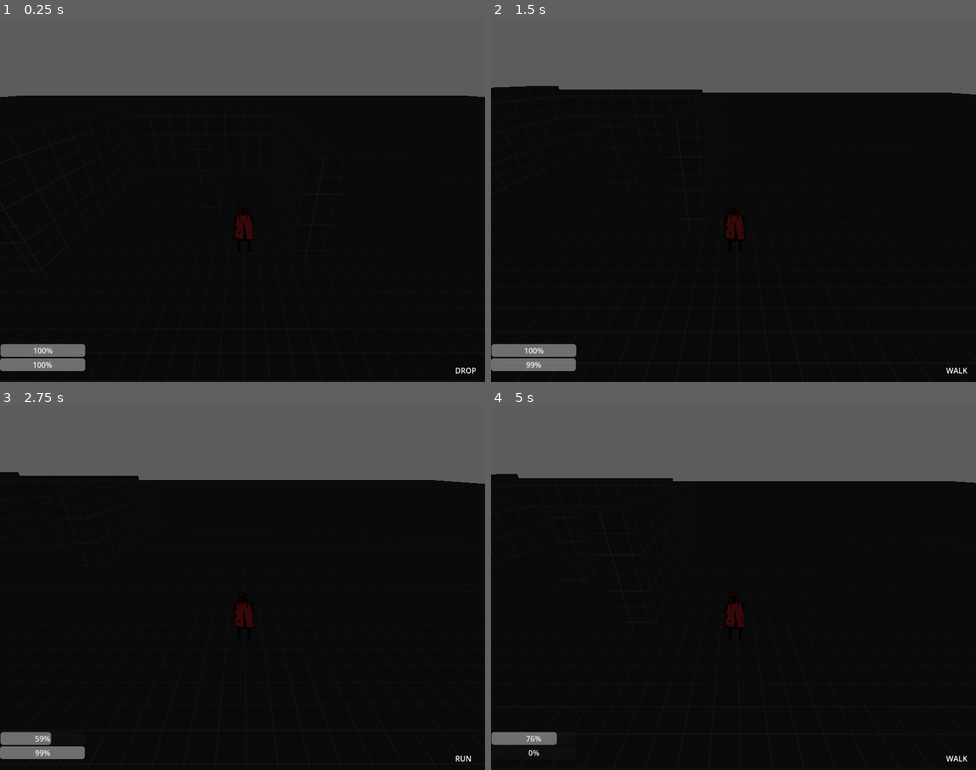
Above: before the commit, frames 1-4 (two rows, left to right).
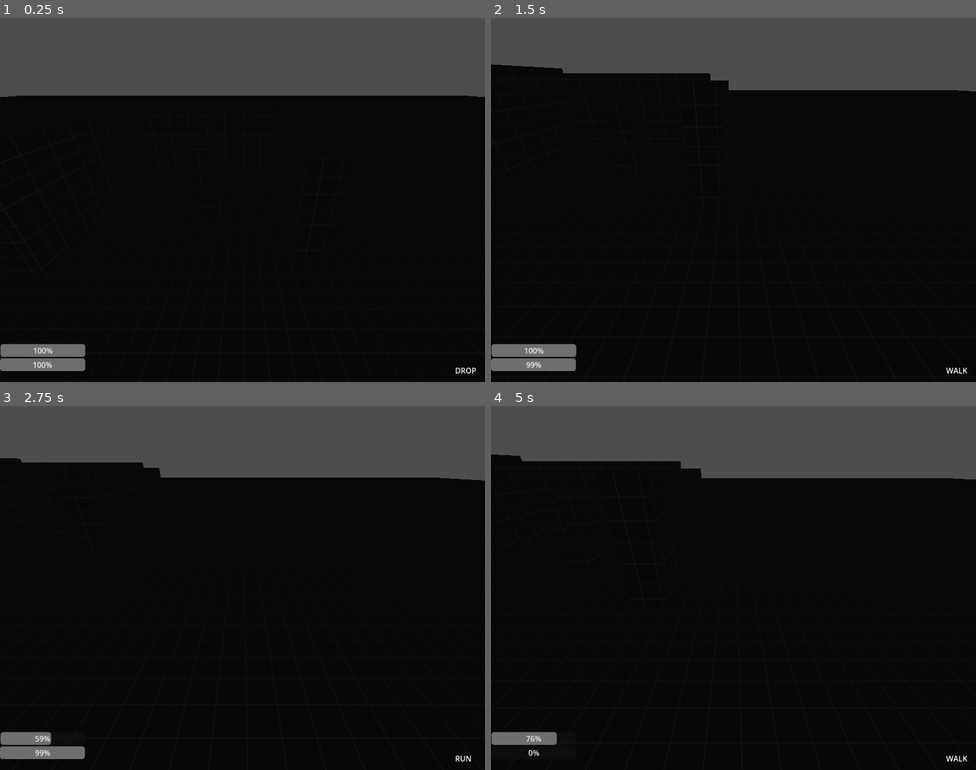
Above: after the commit, the same moments.

Repository: dandyhorse/lightson
Game: Godot game, scene res://scenes/world/world.tscn
The game is run twice, just before and just after one commit, with the same random seed, the same clock (stepped at 60 frames per second) and the same inputs. Before the commit the project starts from res://scenes/world.tscn.
Inputs (mouse positions are in pixels of both pictures, inside the frame that each line leads up to):
- Up to frame 1 (0.25 s): no input
- Up to frame 2 (1.5 s): move the mouse to (840, 181) at 0.52 s; hold D (right) 0.53-1.28 s; hold C (crouch) 0.53-1.28 s; right-click (840, 181) at 0.8 s; move the mouse to (636, 218) at 1.27 s; hold S (down) from 1.28 s (still down); right-click (636, 218) at 1.35 s
- Up to frame 3 (2.75 s): tap Mouse wheel up (focusFL) at 1.55, 2.1 s; move the mouse to (291, 507) at 2.02 s; release S (down) at 2.03 s; hold D (right) from 2.03 s (still down); hold Shift (run) from 2.03 s (still down)
- Up to frame 4 (5 s): move the mouse to (709, 660) at 2.77 s; release D (right) at 2.78 s; release Shift (run) at 2.78 s; hold W (up) 2.78-3.53 s; tap Shift (run) at 2.85 s; tap Mouse wheel down (unfocusFL) at 3.05, 3.6 s; move the mouse to (879, 642) at 3.52 s; hold C (crouch) 3.53-4.28 s; hold A (left) from 3.53 s (still down); tap R (reload) at 4.15 s; move the mouse to (588, 533) at 4.27 s; tap C (crouch) at 4.35 s; right-click (588, 533) at 4.55 s

The runs differ from the first frame. In frame 1, 0.2% of the frame differs, in the area x 48-53%, y 51-65%; in frame 2, 2.9%, in the area x 0-100%, y 12-65%; in frame 3, 1.9%; in frame 4, 2.7%.

Commit message:
Refactor flashlight

Diff:
--- a/project.godot
+++ b/project.godot
@@ -87,6 +87,11 @@
 "events": [Object(InputEventKey,"resource_local_to_scene":false,"resource_name":"","device":-1,"window_id":0,"alt_press …(192 unchanged characters)…
 ]
 }
+backpack={
+"deadzone": 0.2,
+"events": [Object(InputEventKey,"resource_local_to_scene":false,"resource_name":"","device":-1,"window_id":0,"alt_pressed":false,"shift_pressed":false,"ctrl_pressed":false,"meta_pressed":false,"pressed":false,"keycode":0,"physical_keycode":66,"key_label":0,"unicode":98,"location":0,"echo":false,"script":null)
+]
+}
 
 [rendering]
 
--- /dev/null
+++ b/scenes/items/flashlight/flashlight.gd
@@ -0,0 +1,104 @@
+extends SpotLight3D
+
+@export var MAX_BATTERY_CAPACITY = 100;
+
+@onready var currentFlashlightState = FLASHLIGHT_STATES.OFF;
+@onready var flashLight = $".";
+@onready var batteryChagre = MAX_BATTERY_CAPACITY;
+@onready var batterySpendCoef = 0.00015;
+@onready var batterySpendStep = MAX_BATTERY_CAPACITY * batterySpendCoef;
+@onready var focusMaxAngle = flashLight.spot_angle;
+@onready var focusMinAngle = 10;
+@onready var currentState;
+@onready var reloadTimer = $ReloadTimer;
+@onready var batteries = 1;
+
+const FLASHLIGHT_STATES = {
+	ON = 'on',
+	OFF = 'off',
+	RELOADING = 'reloading',
+	EMPTY = 'empty'
+}
+
+func _ready() -> void:
+	pass
+
+func _process(delta: float) -> void:
+	_flashLightProcess(delta);
+
+func _updateFlashLightState(flashlightState):
+	currentFlashlightState = flashlightState;
+
+func _switchFlashLight():
+		if (currentFlashlightState == FLASHLIGHT_STATES.ON):
+			_updateFlashLightState(FLASHLIGHT_STATES.OFF);
+		else:
+			_updateFlashLightState(FLASHLIGHT_STATES.ON)
+
+func _handleFlashLightState():
+	match currentFlashlightState:
+		FLASHLIGHT_STATES.ON:
+			flashLight.light_energy = 10.0;
+		FLASHLIGHT_STATES.OFF:
+			flashLight.light_energy = 0.0;
+		FLASHLIGHT_STATES.RELOADING:
+			flashLight.light_energy = 0.0;
+			batteryChagre = 0;
+	pass;
+
+func _handleBatteryChange():
+	if currentFlashlightState == FLASHLIGHT_STATES.ON:
+		if (batteryChagre - batterySpendStep < 0):
+			batteryChagre = 0;
+			_updateFlashLightState(FLASHLIGHT_STATES.OFF)
+		else:
+			batteryChagre -= batterySpendStep;
+
+func _flashLightProcess(_delta: float) -> void:
+	# LOOK AT SCREEN
+	var ray = _screenPointToRay();
+	if (ray != Vector3()):
+		flashLight.look_at(ray)
+
+	_handleFlashLightState()
+	_handleBatteryChange()
+
+	if reloadTimer.is_stopped():
+		if currentFlashlightState == FLASHLIGHT_STATES.RELOADING:
+			batteryChagre = MAX_BATTERY_CAPACITY;
+			_updateFlashLightState(FLASHLIGHT_STATES.OFF)
+		# ENABLE / DISABLE FL
+		if Input.is_action_just_pressed("flashLight"):
+			_switchFlashLight()
+		# FOCUSING FL (configurable)
+		if Input.is_action_just_pressed("focusFL"):
+			if (flashLight.spot_angle > focusMinAngle):
+				flashLight.spot_range += 2
+				flashLight.spot_attenuation -= 0.2
+				flashLight.spot_angle -= 5
+		if Input.is_action_just_pressed("unfocusFL"):
+			if (flashLight.spot_angle < focusMaxAngle):
+				flashLight.spot_range -= 2
+				flashLight.spot_attenuation += 0.2
+				flashLight.spot_angle += 5
+		if Input.is_action_just_pressed("reload"):
+			if (batteries > 0):
+				batteries -= 1
+				reloadTimer.start()
+				_updateFlashLightState(FLASHLIGHT_STATES.RELOADING)
+			else:
+				print("NOT ENOUGH BATTERIES")
+	pass;
+
+func _screenPointToRay():
+	var spaceState = get_world_3d().direct_space_state;
+	var mousePosition = get_viewport().get_mouse_position()
+	var camera = get_tree().root.get_camera_3d()
+	var rayOrigin = camera.project_ray_origin(mousePosition)
+	var rayEnd = rayOrigin + camera.project_ray_normal(mousePosition) * 2000;
+	var parameters = PhysicsRayQueryParameters3D.create(rayOrigin, rayEnd)
+	parameters.collision_mask = 2;
+	var rayArray = spaceState.intersect_ray(parameters)
+	if rayArray.has('position'):
+		return rayArray['position']
+	return Vector3();
--- /dev/null
+++ b/scenes/items/flashlight/flashlight.tscn
@@ -0,0 +1,8 @@
+[gd_scene load_steps=2 format=3 uid="uid://on1awbl8kp1s"]
+
+[ext_resource type="Script" uid="uid://bqw226mld3dux" path="res://scenes/items/flashlight/flashlight.gd" id="1_nnxok"]
+
+[node name="Flashlight" type="SpotLight3D"]
+script = ExtResource("1_nnxok")
+
+[node name="ReloadTimer" type="Timer" parent="."]
--- /dev/null
+++ b/scenes/player/_player.gd
@@ -0,0 +1,131 @@
+extends CharacterBody3D
+
+@export var SPEED = 5.0;
+@export var JUMP_VELOCITY = 4.5;
+@export var PLAYER_ACCELERATION = 5.0;
+@export var SENSITIVITY = 1000
+@export var LERP_SPEED = 5
+@export var MAX_STAMINA = 100;
+
+@onready var currentStaminaState = STAMINA_STATES.FULL;
+@onready var stamina = MAX_STAMINA;
+@onready var staminaSpendStep = 1;
+@onready var staminaRecoveryCoef = 0.002;
+@onready var staminaRecoveryStep = MAX_STAMINA * staminaRecoveryCoef
+@onready var currentState;
+@onready var flashLight = $Flashlight
+
+const STATES = {
+	DROP = 'drop',
+	IDLE = 'idle',
+	WALK = 'walk',
+	RUN = 'run',
+	CROUCH = 'crouch',
+}
+
+const STAMINA_STATES = {
+	FULL = 'full',
+	EMPTY = 'empty',
+	SPENDING = 'spending',
+	RECOVERING = 'recovering',
+}
+
+func _ready():
+	$CanvasLayer/Control/StaminaHUD.max_value = MAX_STAMINA;
+	pass;
+
+func _physics_process(delta: float) -> void:
+	$CanvasLayer/Control/BatteryHUD.value = flashLight.batteryChagre;
+	_basicMovement(delta);
+	_handleStaminaState();
+	pass;
+
+func _basicMovement(delta: float) -> void:
+	if not is_on_floor():
+		_updatePlayerState(STATES.DROP)
+		velocity += get_gravity() * delta
+
+	var input_dir := Input.get_vector("left", "right", "up", "down");
+	var direction := (transform.basis * Vector3(input_dir.x, 0, input_dir.y)).normalized()
+
+	if is_on_floor():
+		if direction:
+			if Input.is_action_pressed("run"):
+				_updatePlayerState(STATES.RUN)
+			else:
+				_updatePlayerState(STATES.WALK)
+			var target_velocity := Vector3(direction.x * SPEED, velocity.y, direction.z * SPEED)
+			velocity.x = lerp(velocity.x, target_velocity.x, LERP_SPEED * delta)
+			velocity.z = lerp(velocity.z, target_velocity.z, LERP_SPEED * delta)
+		else:
+			_updatePlayerState(STATES.IDLE)
+			velocity.x = move_toward(velocity.x, 0, SPEED)
+			velocity.z = move_toward(velocity.z, 0, SPEED)
+
+		if Input.is_action_pressed("crouch"):
+			_updatePlayerState(STATES.CROUCH)
+
+	move_and_slide()
+	pass;
+
+func _updatePlayerState(state) -> void:
+	currentState = state;
+
+	if (currentStaminaState != STAMINA_STATES.FULL):
+		_updateStaminaState(STAMINA_STATES.RECOVERING);
+
+	match state:
+		STATES.DROP:
+			$CanvasLayer/Control/PlayerState.text = 'DROP'
+			pass;
+		STATES.IDLE:
+			$CanvasLayer/Control/PlayerState.text = 'IDLE'
+			pass;
+		STATES.WALK:
+			$CanvasLayer/Control/PlayerState.text = 'WALK'
+			SPEED = 5.0
+			pass;
+		STATES.RUN:
+			_updateStaminaState(STAMINA_STATES.SPENDING)
+			if stamina > 0:
+				$CanvasLayer/Control/PlayerState.text = 'RUN'
+				currentState = state;
+				SPEED = 10.0;
+			else:
+				$CanvasLayer/Control/PlayerState.text = 'TIRED'
+				SPEED = 5.0;
+				pass;
+		#STATES.CROUCH:
+			#$CanvasLayer/Control/PlayerState.text = 'CROUCH'
+	pass;
+
+func _handleStaminaState():
+	$CanvasLayer/Control/StaminaHUD.value = stamina
+	match currentStaminaState:
+		STAMINA_STATES.SPENDING:
+			if stamina > 0:
+				stamina -= staminaSpendStep
+				if stamina < 0:
+					stamina = 0
+					currentStaminaState = STAMINA_STATES.EMPTY
+			pass
+		STAMINA_STATES.RECOVERING:
+			if stamina < MAX_STAMINA:
+				stamina += staminaRecoveryStep
+				if stamina >= MAX_STAMINA:
+					stamina = MAX_STAMINA
+					currentStaminaState = STAMINA_STATES.FULL
+			pass
+
+func _updateStaminaState(staminaState):
+	if stamina == MAX_STAMINA:
+		currentStaminaState = STAMINA_STATES.FULL
+		pass;
+	if stamina == 0:
+		currentStaminaState = STAMINA_STATES.EMPTY
+		pass;
+	currentStaminaState = staminaState;
+	pass;
+
+func _handleInventory():
+	pass
--- a/scenes/player.tscn
+++ b/scenes/player/player.tscn
@@ -1,31 +1,13 @@
-[gd_scene load_steps=6 format=3 uid="uid://do7mx57l1v3qh"]
+[gd_scene load_steps=4 format=3 uid="uid://do7mx57l1v3qh"]
 
-[ext_resource type="Script" uid="uid://de53kcvow37d2" path="res://scripts/_player.gd" id="1_bpha1"]
-[ext_resource type="Texture2D" uid="uid://bicldfheqm5n8" path="res://images/test_knigth_2.png" id="2_bpha1"]
+[ext_resource type="Script" uid="uid://de53kcvow37d2" path="res://scenes/player/_player.gd" id="1_bpha1"]
+[ext_resource type="PackedScene" uid="uid://on1awbl8kp1s" path="res://scenes/items/flashlight/flashlight.tscn" id="2_g2els"]
 
-[sub_resource type="BoxShape3D" id="BoxShape3D_trfh8"]
-size = Vector3(0.58, 1.506, 0.1)
-
-[sub_resource type="StandardMaterial3D" id="StandardMaterial3D_bpha1"]
-transparency = 1
-albedo_texture = ExtResource("2_bpha1")
-
-[sub_resource type="QuadMesh" id="QuadMesh_6opno"]
-size = Vector2(0.8, 1.6)
+[sub_resource type="BoxShape3D" id="BoxShape3D_g2els"]
+size = Vector3(0.523438, 0.01, 0.683594)
 
 [node name="Player" type="CharacterBody3D"]
 script = ExtResource("1_bpha1")
-
-[node name="CollisionShape3D" type="CollisionShape3D" parent="."]
-transform = Transform3D(1, 0, 0, 0, 1, 0, 0, 0, 1, 0.00334483, -0.0455933, 0.000103116)
-shape = SubResource("BoxShape3D_trfh8")
-debug_color = Color(0.368196, 0.536913, 0.806355, 0.42)
-
-[node name="MeshInstance3D" type="MeshInstance3D" parent="."]
-transform = Transform3D(1, 0, 0, 0, 1, 0, 0, 0, 1, 0.00473189, 0, 0.000310183)
-material_override = SubResource("StandardMaterial3D_bpha1")
-gi_mode = 2
-mesh = SubResource("QuadMesh_6opno")
 
 [node name="StaminaStateLabel" type="Label3D" parent="."]
 transform = Transform3D(1, 0, 0, 0, 1, 0, 0, 0, 1, -0.0162811, 1.52277, 0)
@@ -36,19 +18,6 @@
 [node name="Camera3D" type="Camera3D" parent="CameraPivot"]
 transform = Transform3D(1, 0, 0, 0, 0.872325, 0.488926, 0, -0.488926, 0.872325, 0, 4.19169, 4.42407)
 fov = 80.0
-
-[node name="FlashLight" type="SpotLight3D" parent="."]
-transform = Transform3D(1, 0, 0, 0, 1, 0, 0, 0, 1, 0, 0.224649, 0)
-light_color = Color(0.75318, 0.627212, 0.391829, 1)
-light_energy = 10.0
-shadow_enabled = true
-spot_range = 10.2
-spot_attenuation = 1.5
-spot_angle = 35.0
-
-[node name="ReloadTImer" type="Timer" parent="."]
-wait_time = 2.0
-one_shot = true
 
 [node name="CanvasLayer" type="CanvasLayer" parent="."]
 
@@ -110,3 +79,10 @@
 offset_top = 718.0
 offset_right = 180.0
 offset_bottom = 745.0
+
+[node name="CollisionShape3D" type="CollisionShape3D" parent="."]
+transform = Transform3D(1, 0, 0, 0, 1, 0, 0, 0, 1, -0.00312155, -0.0238863, -2.74181e-05)
+shape = SubResource("BoxShape3D_g2els")
+
+[node name="Flashlight" parent="." instance=ExtResource("2_g2els")]
+transform = Transform3D(1, 0, 0, 0, 1, 0, 0, 0, 1, 0, 0.683396, 0)
--- a/scenes/world.tscn
+++ b/scenes/world/world.tscn
@@ -1,13 +1,12 @@
 [gd_scene load_steps=6 format=3 uid="uid://du4vjbhq6x3hq"]
 
-[ext_resource type="Script" uid="uid://cmuvkh12ktq4y" path="res://scripts/world.gd" id="1_k0juu"]
+[ext_resource type="Script" uid="uid://cmuvkh12ktq4y" path="res://scenes/world/world.gd" id="1_k0juu"]
 [ext_resource type="Material" uid="uid://bx6qeabdhq2s" path="res://addons/kenney_prototype_tools/materials/dark/material_01.tres" id="2_71j4m"]
 [ext_resource type="Material" uid="uid://cehjio2370tmg" path="res://addons/kenney_prototype_tools/materials/dark/material_03.tres" id="3_qfnet"]
-[ext_resource type="PackedScene" uid="uid://do7mx57l1v3qh" path="res://scenes/player.tscn" id="4_i7141"]
+[ext_resource type="PackedScene" uid="uid://do7mx57l1v3qh" path="res://scenes/player/player.tscn" id="4_i7141"]
 
 [sub_resource type="Environment" id="Environment_tlwt5"]
 background_color = Color(0.00662094, 0.0671427, 0.0841409, 1)
-background_energy_multiplier = 1.2
 
 [node name="World" type="Node3D"]
 script = ExtResource("1_k0juu")
--- a/scripts/_player.gd
+++ /dev/null
@@ -1,254 +0,0 @@
-extends CharacterBody3D
-
-@export var SPEED = 5.0;
-@export var JUMP_VELOCITY = 4.5;
-@export var PLAYER_ACCELERATION = 5.0;
-@export var SENSITIVITY = 1000
-@export var LERP_SPEED = 5
-@export var MAX_STAMINA = 100;
-@export var MAX_BATTERY_CAPACITY = 100;
-
-# FL
-@onready var currentFlashlightState = FLASHLIGHT_STATES.OFF;
-@onready var flashLight = $FlashLight;
-@onready var batteryChagre = MAX_BATTERY_CAPACITY;
-@onready var batterySpendCoef = 0.00015;
-@onready var batterySpendStep = MAX_BATTERY_CAPACITY * batterySpendCoef;
-@onready var focusMaxAngle = flashLight.spot_angle;
-@onready var focusMinAngle = 10;
-@onready var currentState;
-@onready var reloadTimer = $ReloadTImer;
-#STAMINA
-#@onready var MAX_STAMINA = 200;
-@onready var currentStaminaState = STAMINA_STATES.FULL;
-@onready var stamina = MAX_STAMINA;
-@onready var staminaSpendStep = 1;
-@onready var staminaRecoveryCoef = 0.002;
-@onready var staminaRecoveryStep = MAX_STAMINA * staminaRecoveryCoef
-#@onready var FLASHLIGHT_RELOADING_STATE = false;
-
-const STATES = {
-	DROP = 'drop',
-	IDLE = 'idle',
-	WALK = 'walk',
-	RUN = 'run',
-	CROUCH = 'crouch',
-}
-
-const STAMINA_STATES = {
-	FULL = 'full',
-	EMPTY = 'empty',
-	SPENDING = 'spending',
-	RECOVERING = 'recovering',
-}
-
-const FLASHLIGHT_STATES = {
-	ON = 'on',
-	OFF = 'off',
-	RELOADING = 'reloading',
-	JUST_RELOADED = 'just_reloaded',
-	EMPTY = 'empty'
-}
-
-func _ready():
-	$CanvasLayer/Control/StaminaHUD.max_value = MAX_STAMINA;
-	$CanvasLayer/Control/StaminaHUD.max_value = MAX_BATTERY_CAPACITY;
-
-	pass;
-
-func _physics_process(delta: float) -> void:
-	$CanvasLayer/Control/BatteryHUD.value = batteryChagre;
-	_basicMovement(delta);
-	_flashLightProcess(delta);
-	_handleStaminaState();
-	pass;
-
-func _basicMovement(delta: float) -> void:
-	if not is_on_floor():
-		_updatePlayerState(STATES.DROP)
-		velocity += get_gravity() * delta
-
-	var input_dir := Input.get_vector("left", "right", "up", "down");
-	var direction := (transform.basis * Vector3(input_dir.x, 0, input_dir.y)).normalized()
-
-	if is_on_floor():
-		if direction:
-			if Input.is_action_pressed("run"):
-				_updatePlayerState(STATES.RUN)
-			else:
-				_updatePlayerState(STATES.WALK)
-			var target_velocity := Vector3(direction.x * SPEED, velocity.y, direction.z * SPEED)
-			velocity.x = lerp(velocity.x, target_velocity.x, LERP_SPEED * delta)
-			velocity.z = lerp(velocity.z, target_velocity.z, LERP_SPEED * delta)
-		else:
-			_updatePlayerState(STATES.IDLE)
-			velocity.x = move_toward(velocity.x, 0, SPEED)
-			velocity.z = move_toward(velocity.z, 0, SPEED)
-
-		if Input.is_action_pressed("crouch"):
-			_updatePlayerState(STATES.CROUCH)
-
-	move_and_slide()
-	pass;
-
-func _updatePlayerState(state) -> void:
-	currentState = state;
-
-	if (currentStaminaState != STAMINA_STATES.FULL):
-		_updateStaminaState(STAMINA_STATES.RECOVERING);
-
-	match state:
-		STATES.DROP:
-			$CanvasLayer/Control/PlayerState.text = 'DROP'
-			pass;
-		STATES.IDLE:
-			$CanvasLayer/Control/PlayerState.text = 'IDLE'
-			pass;
-		STATES.WALK:
-			$CanvasLayer/Control/PlayerState.text = 'WALK'
-			SPEED = 5.0
-			pass;
-		STATES.RUN:
-			_updateStaminaState(STAMINA_STATES.SPENDING)
-			if stamina > 0:
-				$CanvasLayer/Control/PlayerState.text = 'RUN'
-				currentState = state;
-				SPEED = 10.0;
-			else:
-				$CanvasLayer/Control/PlayerState.text = 'TIRED'
-				SPEED = 5.0;
-				pass;
-		#STATES.CROUCH:
-			#$CanvasLayer/Control/PlayerState.text = 'CROUCH'
-	pass;
-
-func _handleStaminaState():
-	$CanvasLayer/Control/StaminaHUD.value = stamina
-
-	match currentStaminaState:
-		STAMINA_STATES.SPENDING:
-			if stamina > 0:
-				stamina -= staminaSpendStep
-				if stamina < 0:
-					stamina = 0
-					currentStaminaState = STAMINA_STATES.EMPTY
-			pass
-		STAMINA_STATES.RECOVERING:
-			if stamina < MAX_STAMINA:
-				stamina += staminaRecoveryStep
-				if stamina >= MAX_STAMINA:
-					stamina = MAX_STAMINA
-					currentStaminaState = STAMINA_STATES.FULL
-			pass
-
-func _updateStaminaState(staminaState):
-	if stamina == MAX_STAMINA:
-		currentStaminaState = STAMINA_STATES.FULL
-		pass;
-	if stamina == 0:
-		currentStaminaState = STAMINA_STATES.EMPTY
-		pass;
-	currentStaminaState = staminaState;
-	pass;
-
-func _updateFlashLightState(flashlightState):
-	currentFlashlightState = flashlightState;
-
-func _switchFlashLight():
-		if (currentFlashlightState == FLASHLIGHT_STATES.ON):
-			_updateFlashLightState(FLASHLIGHT_STATES.OFF);
-		else:
-			_updateFlashLightState(FLASHLIGHT_STATES.ON)
-
-func _handleFlashLightState():
-	match currentFlashlightState:
-		FLASHLIGHT_STATES.ON:
-			flashLight.light_energy = 10.0;
-		FLASHLIGHT_STATES.OFF:
-			flashLight.light_energy = 0.0;
-		FLASHLIGHT_STATES.RELOADING:
-			flashLight.light_energy = 0.0;
-			batteryChagre = 0;
-		FLASHLIGHT_STATES.JUST_RELOADED:
-			batteryChagre = MAX_BATTERY_CAPACITY;
-			_updateFlashLightState(FLASHLIGHT_STATES.OFF)
-	pass;
-
-func _handleBatteryChange():
-	if currentFlashlightState == FLASHLIGHT_STATES.ON:
-		if (batteryChagre - batterySpendStep < 0):
-			batteryChagre = 0;
-			_updateFlashLightState(FLASHLIGHT_STATES.OFF)
-		else:
-			batteryChagre -= batterySpendStep;
-
-func _flashLightProcess(_delta: float) -> void:
-	# LOOK AT SCREEN
-	var ray = _screenPointToRay();
-	if (ray != Vector3()):
-		flashLight.look_at(ray)
-
-	_handleFlashLightState()
-	_handleBatteryChange()
-
-	if reloadTimer.is_stopped():
-		if currentFlashlightState == FLASHLIGHT_STATES.RELOADING:
-			_updateFlashLightState(FLASHLIGHT_STATES.JUST_RELOADED)
-		# ENABLE / DISABLE FL
-		if Input.is_action_just_pressed("flashLight"):
-			_switchFlashLight()
-
-		# FOCUSING FL (configurable)
-		if Input.is_action_just_pressed("focusFL"):
-			if (flashLight.spot_angle > focusMinAngle):
-				flashLight.spot_range += 2
-				flashLight.spot_attenuation -= 0.2
-				flashLight.spot_angle -= 5
-		if Input.is_action_just_pressed("unfocusFL"):
-			if (flashLight.spot_angle < focusMaxAngle):
-				flashLight.spot_range -= 2
-				flashLight.spot_attenuation += 0.2
-				flashLight.spot_angle += 5
-		if Input.is_action_just_pressed("reload"):
-			reloadTimer.start()
-			_updateFlashLightState(FLASHLIGHT_STATES.RELOADING)
-	pass;
-
-func _screenPointToRay():
-	var spaceState = get_world_3d().direct_space_state;
-	var mousePosition = get_viewport().get_mouse_position()
-	var camera = get_tree().root.get_camera_3d()
-	var rayOrigin = camera.project_ray_origin(mousePosition)
-	var rayEnd = rayOrigin + camera.project_ray_normal(mousePosition) * 2000;
-	var parameters = PhysicsRayQueryParameters3D.create(rayOrigin, rayEnd)
-	parameters.collision_mask = 2;
-	var rayArray = spaceState.intersect_ray(parameters)
-	if rayArray.has('position'):
-		return rayArray['position']
-
-	return Vector3();
-
-
-
-
-
-# ROADMAP
-# realistic light from flashlight (semi done)
-# state_machine
-# inventory and item selection (!)
-# running & climbing
-# reload of flashlight
-
-#func _input(event):
-	#if event is InputEventMouseMotion:
-		#$CameraPivot.rotation.y -= event.relative.x / SENSITIVITY
-		#$CameraPivot.rotation.x -= event.relative.y / SENSITIVITY
-		#$CameraPivot.rotation.x = clamp($CameraPivot.rotation.x, deg_to_rad(-10), deg_to_rad(5))
-		#$CameraPivot.rotation.y = clamp($CameraPivot.rotation.y, deg_to_rad(-25), deg_to_rad(25))
-
-#func rotate_towards(target_position: Vector3) -> void:
-	#var direction = (target_position - global_transform.origin).normalized()
-	#var target_rotation = direction.angle_to(Vector3.FORWARD)
-	#var current_rotation = rotation.y
-	#var new_rotation = lerp_angle(current_rotation, target_rotation, rotation_speed * get_process_delta_time())
-	#rotation.y = new_rotation
Binary file removed: images/test_knigth_2.png
Not shown, removed: images/test_knigth_2.png.import
Binary file removed: images/test_knigth_2_back.png
Not shown, removed: images/test_knigth_2_back.png.import
Not shown, added: scenes/items/flashlight/flashlight.gd.uid
Renamed: scripts/_player.gd.uid -> scenes/player/_player.gd.uid
Renamed: scripts/world.gd -> scenes/world/world.gd
Renamed: scripts/world.gd.uid -> scenes/world/world.gd.uid
Not shown, added: models/cube_1_1_1.blend1
Not shown, added: scenes/player.tscn3026136242.tmp
